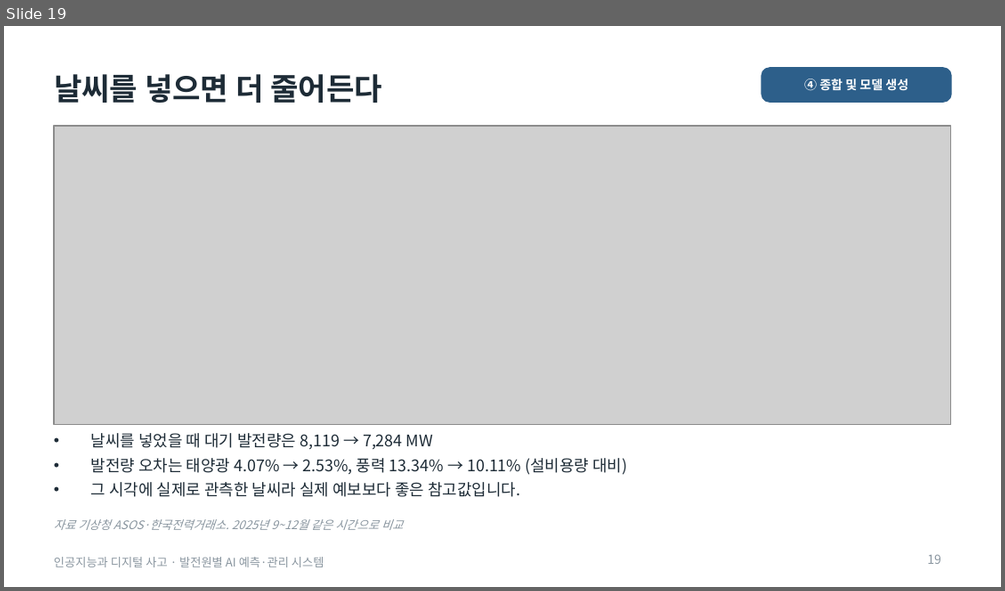
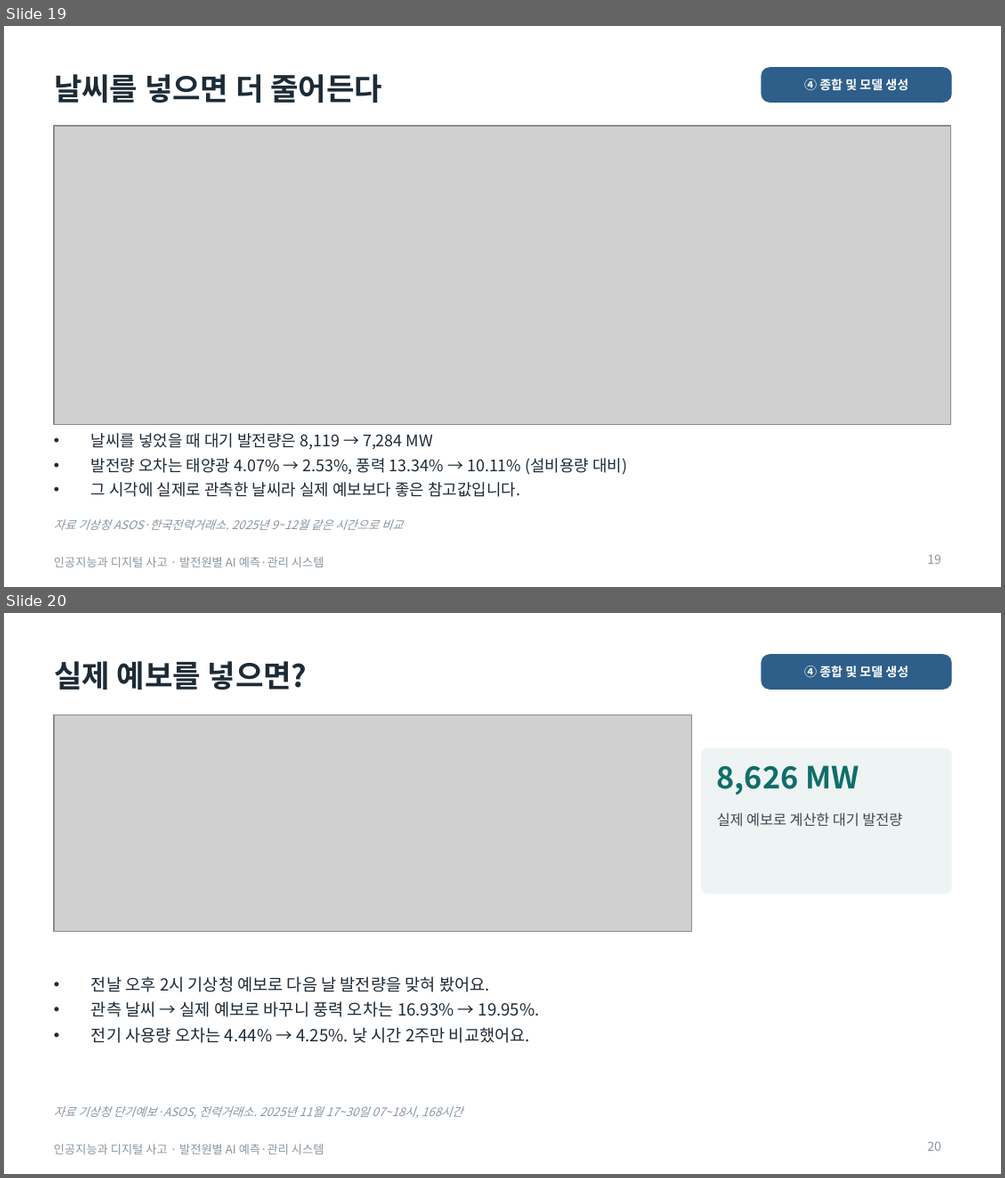
Before and after one commit to junseok7-cpu/hello, a slide deck: energy/report/발표자료_최종.pptx. Shown one above the other, each under a label of ours: slide 19 before the commit, slides 19 and 20 after it. The pictures are 1005x591 and 1005x1178 pixels, drawn with LibreOffice and Linux fonts; fonts in the diff are those of the drawing; grey boxes stand for pictures. Boxes give left, top, right and bottom in pixels: in the first picture for what was removed or moved away, otherwise in the second. Text is boxed around its words. In the diff, an @@ line names an element or a change of style, - is before the commit and + after.

```diff
--- a/energy/report/발표자료_최종.pptx
+++ b/energy/report/발표자료_최종.pptx
@@ slide 20 added at (x1=4, y1=613, x2=1001, y2=1174), background #FFFFFF; not listed: 1 template element that a slide beside it also shows @@
@@ title added at (x1=54, y1=661, x2=307, y2=690), 22 pt, text #1D2B36, bold @@
+실제 예보를 넣으면?
@@ rounded rectangle added at (x1=761, y1=655, x2=951, y2=689), fill #2D5F8A, outline #2D5F8A 1 pt @@
@@ text added at (x1=804, y1=666, x2=908, y2=678), 9 pt, text #FFFFFF, bold @@
+④ 종합 및 모델 생성
@@ picture added at (x1=54, y1=714, x2=692, y2=932) @@
@@ rounded rectangle added at (x1=702, y1=748, x2=951, y2=893), fill #EEF4F3, outline #EEF4F3 1 pt @@
@@ text added at (x1=717, y1=765, x2=858, y2=795), 22 pt, text #0F6E6A, bold @@
+8,626 MW
@@ text added at (x1=717, y1=812, x2=902, y2=827), 10.5 pt, text #3C4A55 @@
+실제 예보로 계산한 대기 발전량
@@ text added at (x1=91, y1=976, x2=540, y2=1043), 12 pt, text #1D2B36 @@
+• 전날 오후 2시 기상청 예보로 다음 날 발전량을 맞혀 봤어요.
+• 관측 날씨 → 실제 예보로 바꾸니 풍력 오차는 16.93% → 19.95%.
+• 전기 사용량 오차는 4.44% → 4.25%. 낮 시간 2주만 비교했어요.
@@ text added at (x1=54, y1=1106, x2=462, y2=1118), 8.5 pt, text #8A96A0, italic @@
+자료 기상청 단기예보·ASOS, 전력거래소. 2025년 11월 17~30일 07~18시, 168시간
@@ page number added at (x1=927, y1=1141, x2=941, y2=1151), 9 pt, text #8A96A0 @@
+20
```
Also in this commit, not shown: 9 other files.
